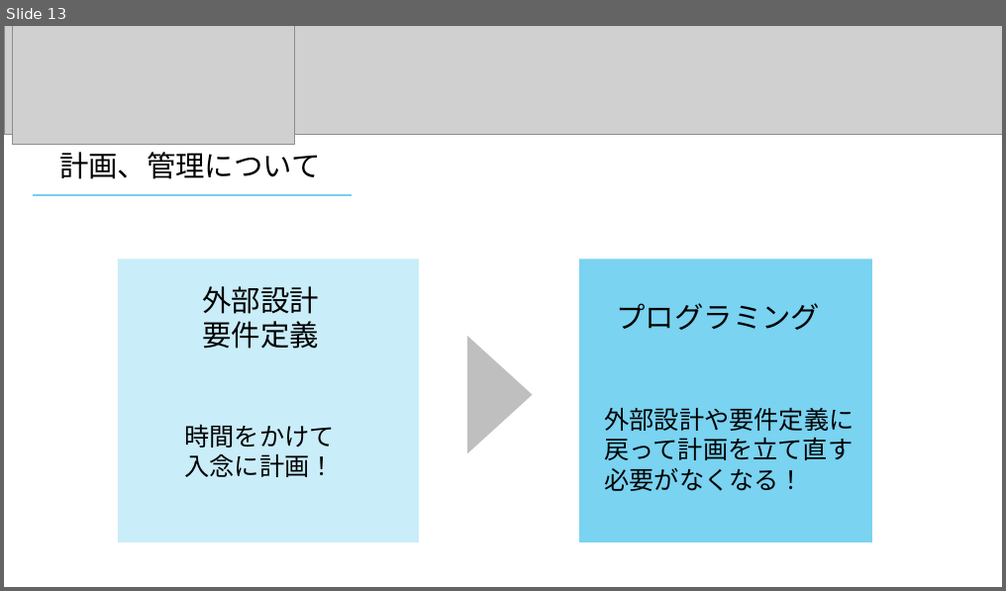
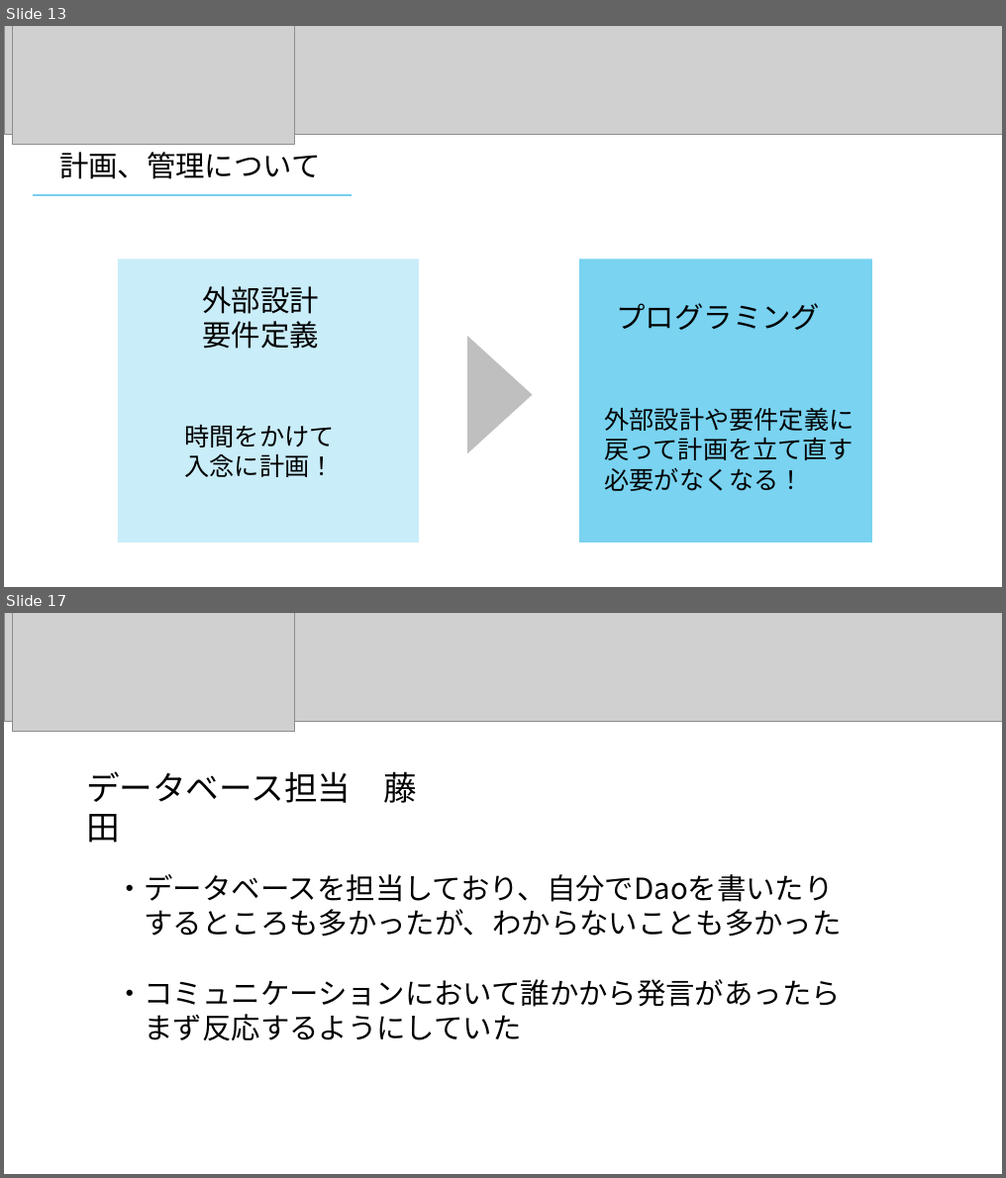
Before and after one commit to dojo2023/D-2, a slide deck: doc/開発演習発表資料/発表パワポ.pptm. Shown one above the other, each under a label of ours: slide 13 before the commit, slides 13 and 17 after it; the slides between them are not shown. The pictures are 1006x591 and 1006x1178 pixels, drawn with LibreOffice and Linux fonts; fonts in the diff are those of the drawing; grey boxes stand for pictures. Boxes give left, top, right and bottom in pixels: in the first picture for what was removed or moved away, otherwise in the second. Text is boxed around its words. In the diff, an @@ line names an element or a change of style, - is before the commit and + after.

```diff
--- a/doc/開発演習発表資料/発表パワポ.pptm
+++ b/doc/開発演習発表資料/発表パワポ.pptm
@@ slide 17 added at bbox=[4, 613, 1002, 1174], background #FFFFFF @@
@@ picture added at bbox=[4, 613, 1002, 721] @@
@@ picture added at bbox=[13, 613, 295, 731] @@
@@ text added at bbox=[86, 771, 418, 803], 32 pt, text #000000 @@
+データベース担当 藤田
@@ text added at bbox=[115, 874, 842, 1042], 28 pt, text #000000 @@
+・データベースを担当しており、自分でDaoを書いたり
+するところも多かったが、わからないことも多かった
+・コミュニケーションにおいて誰かから発言があったら
+まず反応するようにしていた
```
Also in this commit, not shown: 4 slides changed, 5 other slides added.
